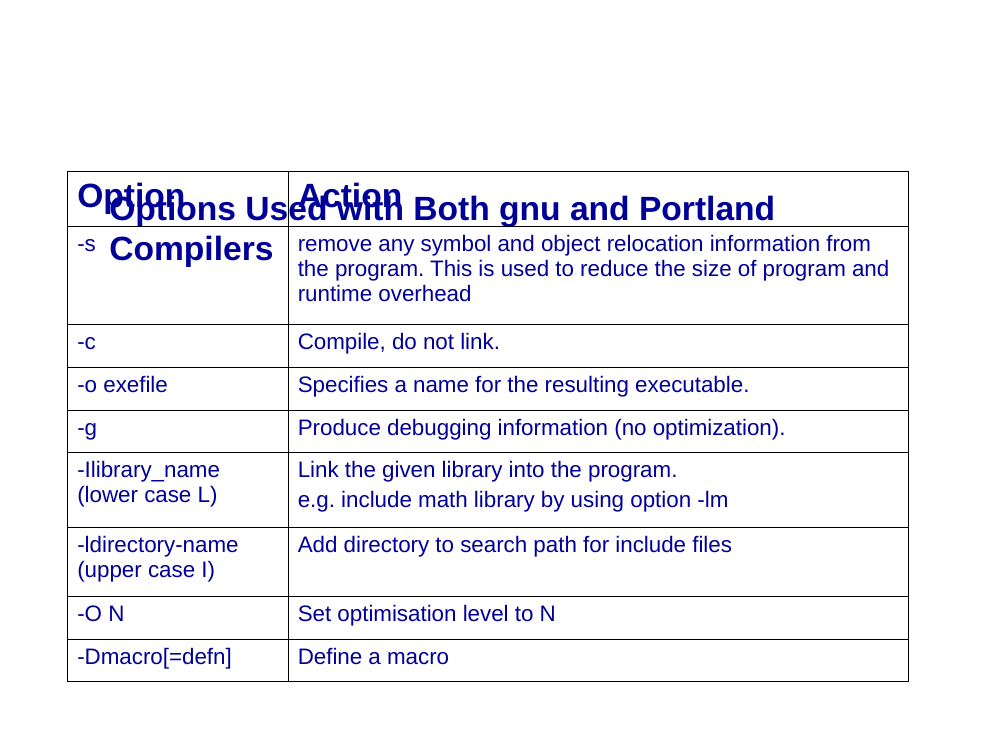
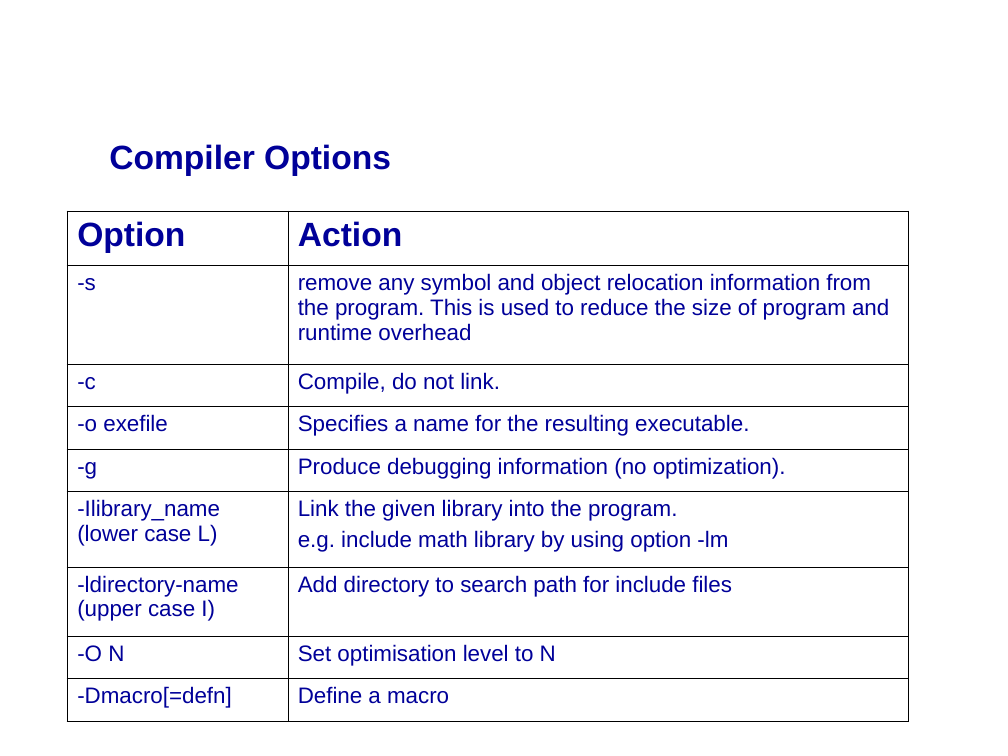
Before and after one commit to mikeg64/iome, a slide deck: slide 41 of src/examples/course/c/presentation/IntrotoC1.ppt (slide 40 before the commit). Drawn at 1008x756 pixels with LibreOffice and Linux fonts; fonts in the diff are those of the drawing; background and template pictures are left out. Boxes give left, top, right and bottom in pixels: in the first picture for what was removed or moved away, otherwise in the second. Text is boxed around its words. In the diff, an @@ line names an element or a change of style, - is before the commit and + after.

```diff
--- a/src/examples/course/c/presentation/IntrotoC1.ppt
+++ b/src/examples/course/c/presentation/IntrotoC1.ppt
@@ title added at (x1=109, y1=144, x2=391, y2=176), 24 pt, text #000099, bold @@
+Compiler Options
@@ title removed at (x1=109, y1=193, x2=775, y2=267) @@
-Options Used with Both gnu and Portland Compilers
@@ table moved from (x1=68, y1=171, x2=909, y2=681) to (x1=68, y1=212, x2=909, y2=722) @@
```
Also in this commit, not shown: 28 other slides changed, 2 slides added, 1 other file.
